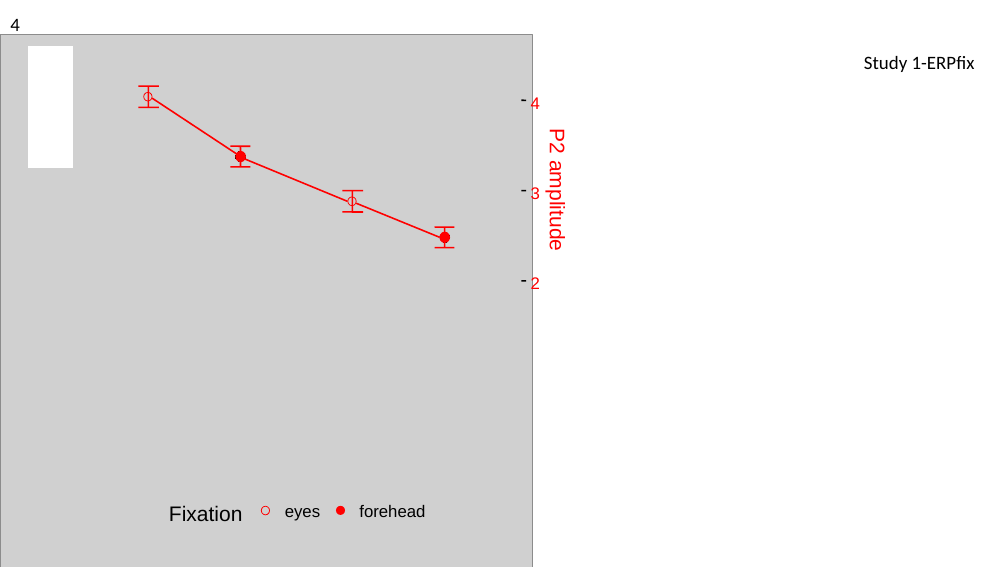
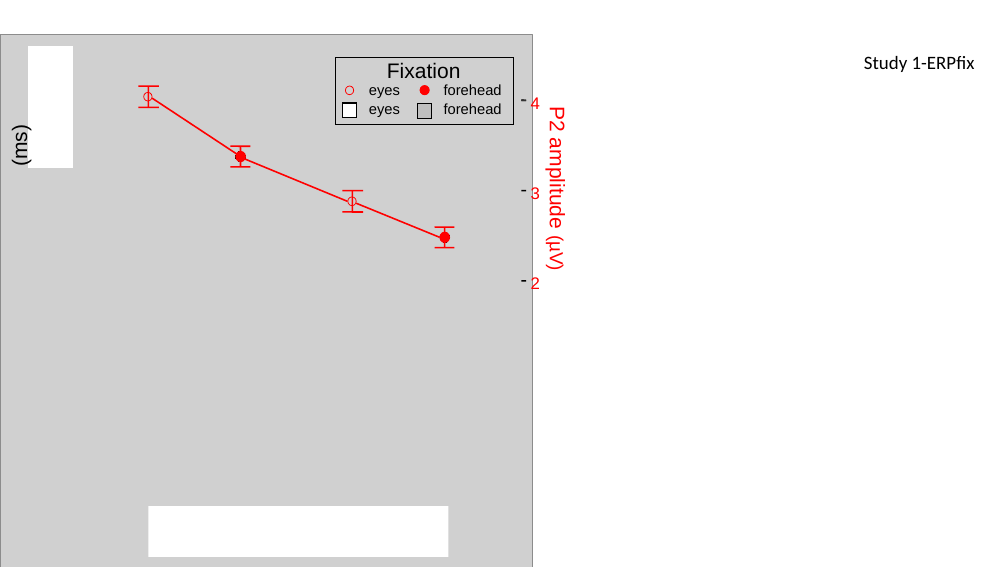
Before and after one commit to hiv8r3/WithinSubP2, a slide deck: slide 4 of 4 Figures/Figure ideas.pptx. Drawn at 1008x567 pixels with LibreOffice and Linux fonts; fonts in the diff are those of the drawing; grey boxes stand for pictures. Boxes give left, top, right and bottom in pixels: in the first picture for what was removed or moved away, otherwise in the second. Text is boxed around its words. In the diff, an @@ line names an element or a change of style, - is before the commit and + after.

```diff
--- a/4 Figures/Figure ideas.pptx
+++ b/4 Figures/Figure ideas.pptx
@@ text removed at bbox=[10, 19, 20, 36] @@
-4
@@ group added at bbox=[336, 57, 513, 125]: 3 rectangles, 2 texts, 1 ellipse @@
+eyes
+forehead
@@ text "Fixation": place and size @@
-text "Fixation" at bbox=[169, 505, 243, 521]
+text "Fixation" at bbox=[387, 62, 461, 78]
@@ ellipse: place and size @@
-ellipse at bbox=[262, 507, 270, 515]
+ellipse at bbox=[346, 86, 354, 95]
@@ text "eyes": place and size @@
-text "eyes" at bbox=[285, 508, 320, 521]
+text "eyes" at bbox=[369, 87, 400, 98]
@@ text "eyes" at bbox=[369, 87, 400, 98]: size 16 to 14 pt @@
@@ text "forehead" at bbox=[444, 84, 502, 95]: size 16 to 14 pt @@
@@ text "forehead": place and size @@
-text "forehead" at bbox=[359, 505, 425, 517]
+text "forehead" at bbox=[444, 84, 502, 95]
@@ text at bbox=[545, 108, 568, 269]: text changed @@
-P2 amplitude
+P2 amplitude (µV)
@@ text added at bbox=[8, 129, 31, 166], 20 pt, text #000000 @@
+(ms)
@@ rectangle added at bbox=[148, 507, 448, 557], fill #FFFFFF @@
@@ ellipse removed at bbox=[336, 506, 345, 515] @@
```
Also in this commit, not shown: 7 other slides changed, 2 slides added, 10 other files.
